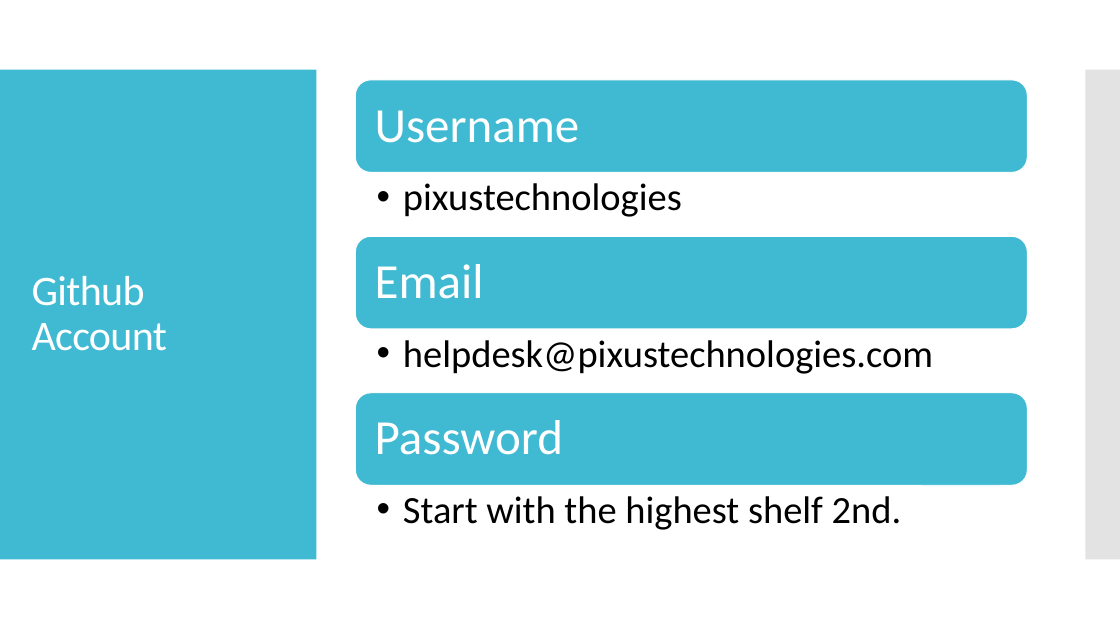
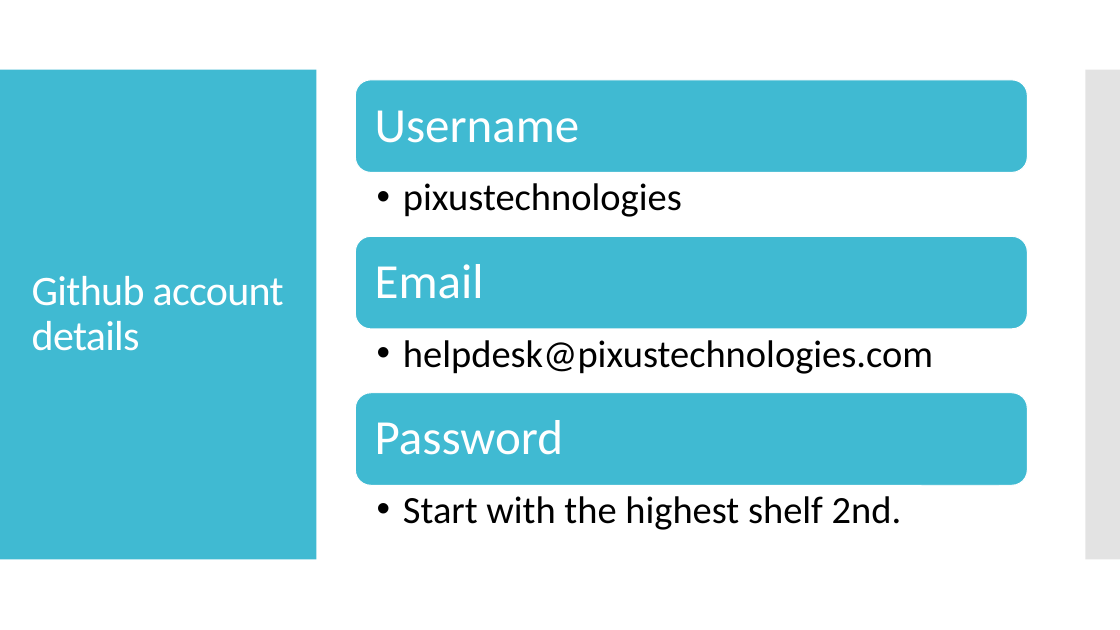
Before and after one commit to pixustechnologies/labelSerialNumberProject, a slide deck: slide 18 of LabelSerialNumberChangeProposal.pptx (slide 14 before the commit). Drawn at 1120x630 pixels with LibreOffice and Linux fonts; fonts in the diff are those of the drawing. Boxes give left, top, right and bottom in pixels: in the first picture for what was removed or moved away, otherwise in the second. Text is boxed around its words. In the diff, an @@ line names an element or a change of style, - is before the commit and + after.

```diff
--- a/LabelSerialNumberChangeProposal.pptx
+++ b/LabelSerialNumberChangeProposal.pptx
@@ title at (32, 276, 284, 351): text changed @@
-Github Account
+Github account details
```
Also in this commit, not shown: 9 other slides changed, 4 slides added, 12 other files.
